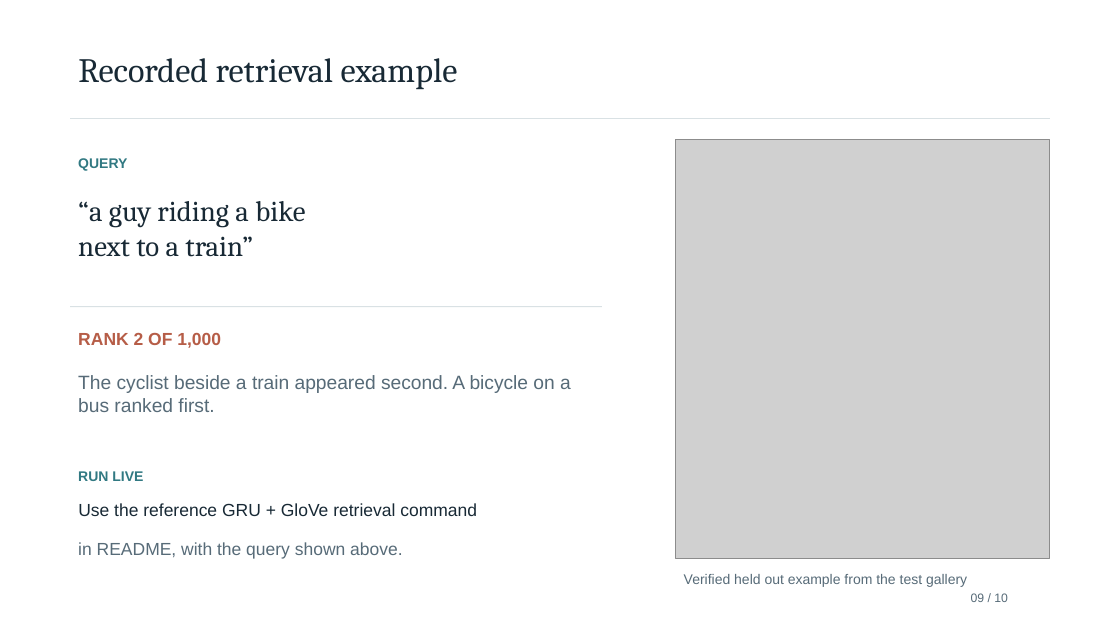
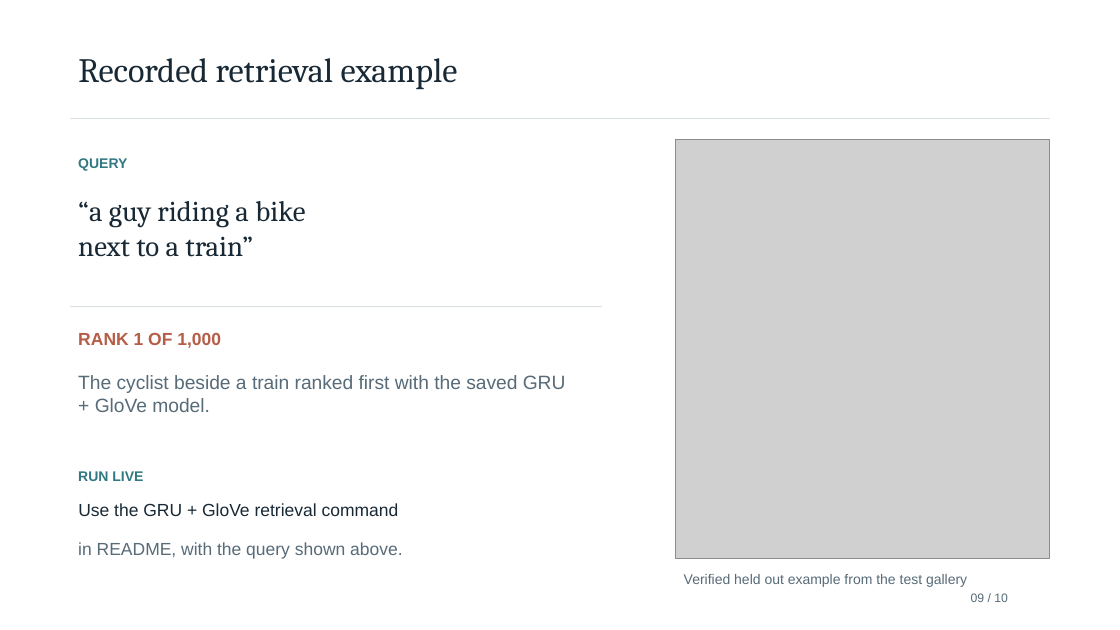
Before and after one commit to kishansaaai/ML_PROJECT, a slide deck: slide 9 of ML_PROJECT_review.pptx. Drawn at 1120x630 pixels with LibreOffice and Linux fonts; fonts in the diff are those of the drawing; grey boxes stand for pictures. Boxes give left, top, right and bottom in pixels: in the first picture for what was removed or moved away, otherwise in the second. Text is boxed around its words. In the diff, an @@ line names an element or a change of style, - is before the commit and + after.

```diff
--- a/ML_PROJECT_review.pptx
+++ b/ML_PROJECT_review.pptx
@@ text at <box>78,333,221,348</box>: text changed @@
-RANK 2 OF 1,000
+RANK 1 OF 1,000
@@ text at <box>78,375,566,412</box>: text changed @@
-The cyclist beside a train appeared second. A bicycle on a bus ranked first.
+The cyclist beside a train ranked first with the saved GRU + GloVe model.
@@ text at <box>78,503,399,516</box>: text changed @@
-Use the reference GRU + GloVe retrieval command
+Use the GRU + GloVe retrieval command
```
Also in this commit, not shown: 4 other slides changed, 4 other files.
